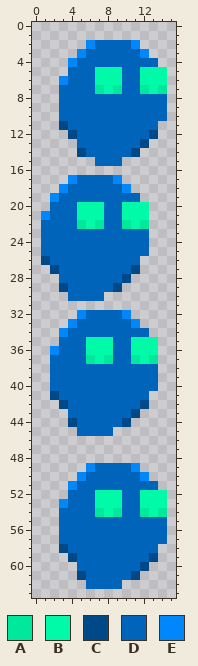
Two versions of one pixel-art sprite, resources/sprites/player3.png. This is how it looked before the edit.
The file is 16x64 pixels.
Palette (. is transparent): A #00e89b  B #00faa7  C #004988  D #0064bb  E #0087fc
Pixels before, first column x 1:
 2 .....EDDDDE...
 3 ....EDDDDDDE..
 4 ...EDDDDDDDDD.
 5 ...DDDBBBDDBBB
 6 ..EDDDBBBDDBBB
 7 ..DDDDABADDABA
 8 ..DDDDDDDDDDDD
 9 ..DDDDDDDDDDDD
10 ..DDDDDDDDDDDD
11 ..CDDDDDDDDDD.
12 ...CDDDDDDDDC.
13 ....DDDDDDDC..
14 ....CDDDDDC...
15 ......DDD.....
16 ..............
17 ...EDDDDE.....
18 ..EDDDDDDE....
19 .EDDDDDDDDD...
20 .DDDBBBDDBBB..
21 EDDDBBBDDBBB..
22 DDDDABADDABA..
23 DDDDDDDDDDDD..
24 DDDDDDDDDDDD..
25 DDDDDDDDDDDD..
26 CDDDDDDDDDD...
27 .CDDDDDDDDC...
28 ..DDDDDDDC....
29 ..CDDDDDC.....
30 ...DDDD.......
31 ..............
32 ....EDDDDE....
33 ...EDDDDDDE...
34 ..EDDDDDDDDD..
35 ..DDDBBBDDBBB.
36 .EDDDBBBDDBBB.
37 .DDDDABADDABA.
38 .DDDDDDDDDDDD.
39 .DDDDDDDDDDDD.
40 .DDDDDDDDDDDD.
41 .CDDDDDDDDDD..
42 ..CDDDDDDDDC..
43 ...DDDDDDDC...
44 ...CDDDDDC....
45 ....DDDD......
46 ..............
47 ..............
48 ..............
49 .....EDDDDE...
50 ....EDDDDDDE..
51 ...EDDDDDDDDD.
52 ...DDDBBBDDBBB
53 ..EDDDBBBDDBBB
54 ..DDDDABADDABA
55 ..DDDDDDDDDDDD
56 ..DDDDDDDDDDDD
57 ..DDDDDDDDDDDD
58 ..CDDDDDDDDDD.
59 ...CDDDDDDDDC.
60 ....DDDDDDDC..
61 ....CDDDDDC...
62 .....DDDD.....
And afterwards:
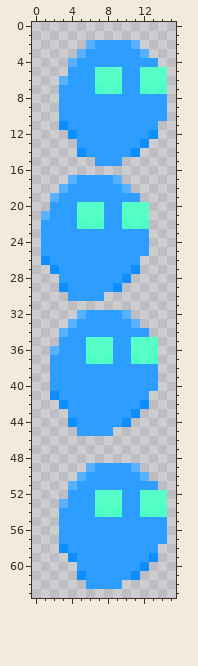
Edits made:
colour A: #00e89b -> #4affc3
colour B: #00faa7 -> #56ffc7
colour C: #004988 -> #0c8eff
colour D: #0064bb -> #2d9dff
colour E: #0087fc -> #57b1ff
Boxes around the changes in both pictures, in picture pixels (x1, y1, x2, y2):
changed: (41, 40, 167, 589)
